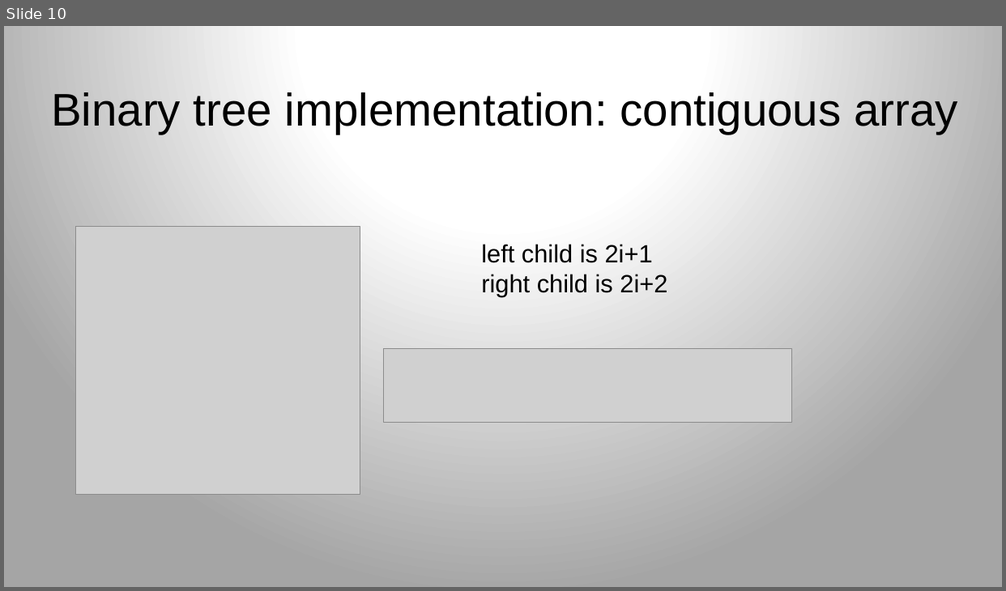
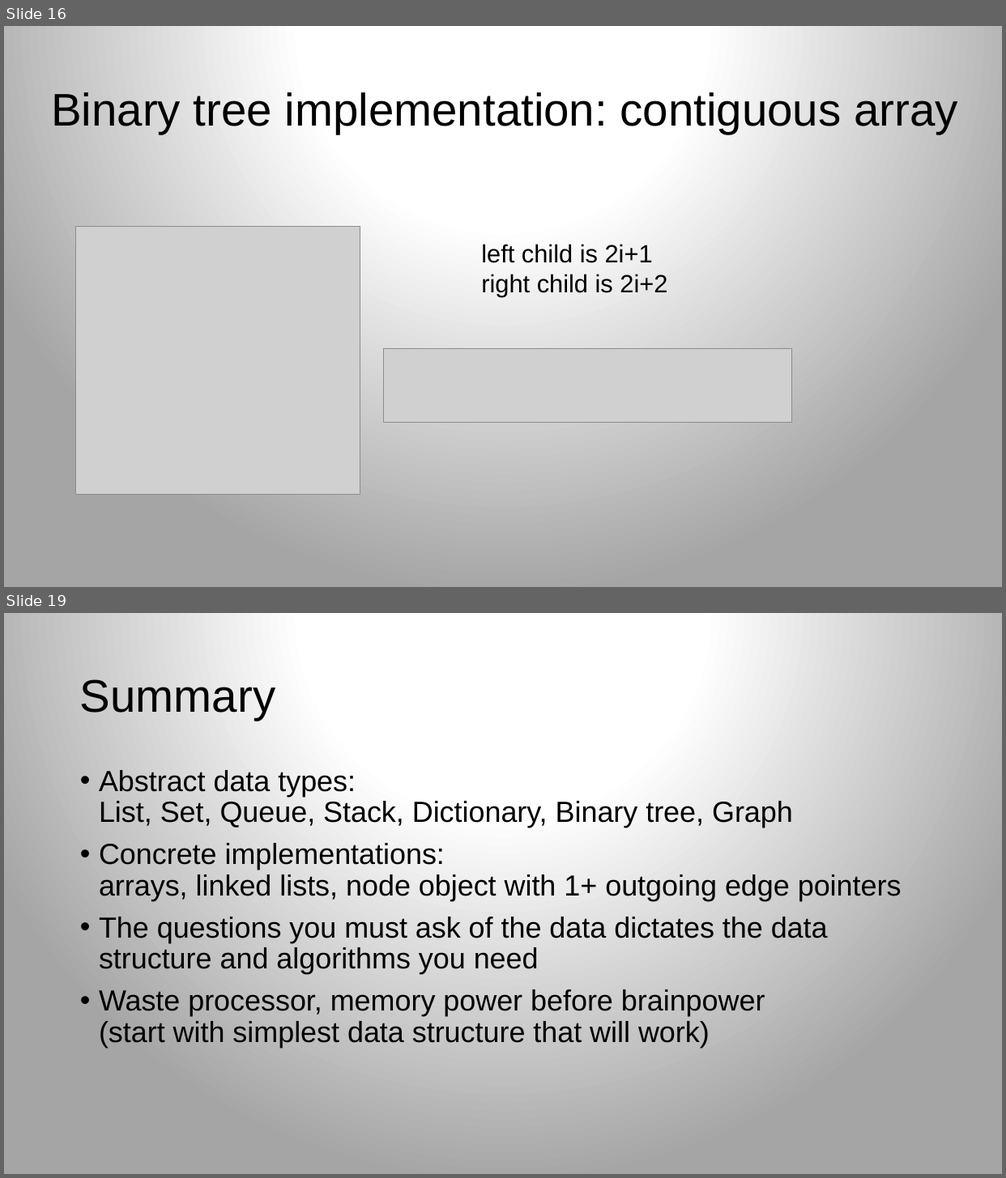
Before and after one commit to parrt/msds689, a slide deck: notes/core-data-structures.pptx. Shown one above the other, each under a label of ours: slide 10 before the commit, slides 16 and 19 after it; the slides between them are not shown. The pictures are 1006x591 and 1006x1178 pixels, drawn with LibreOffice and Linux fonts; fonts in the diff are those of the drawing; grey boxes stand for pictures; background and template pictures are left out. Boxes give left, top, right and bottom in pixels: in the first picture for what was removed or moved away, otherwise in the second. Text is boxed around its words. In the diff, an @@ line names an element or a change of style, - is before the commit and + after.

```diff
--- a/notes/core-data-structures.pptx
+++ b/notes/core-data-structures.pptx
@@ slide 19 added at [4, 613, 1002, 1174], background gradient #FFFFFF to #A5A5A5 @@
@@ title added at [80, 679, 275, 720], 44 pt, text #000000 @@
+Summary
@@ text added at [99, 770, 901, 1048], 28 pt, text #000000 @@
+• Abstract data types:
+  List, Set, Queue, Stack, Dictionary, Binary tree, Graph
+• Concrete implementations:
+  arrays, linked lists, node object with 1+ outgoing edge pointers
+• The questions you must ask of the data dictates the data structure and algorithms you need
+• Waste processor, memory power before brainpower
+  (start with simplest data structure that will work)
@@ what was slide 10 is now slide 16 @@
```
Also in this commit, not shown: 9 slides changed, 5 other slides added, 2 slides removed, 4 other files.
